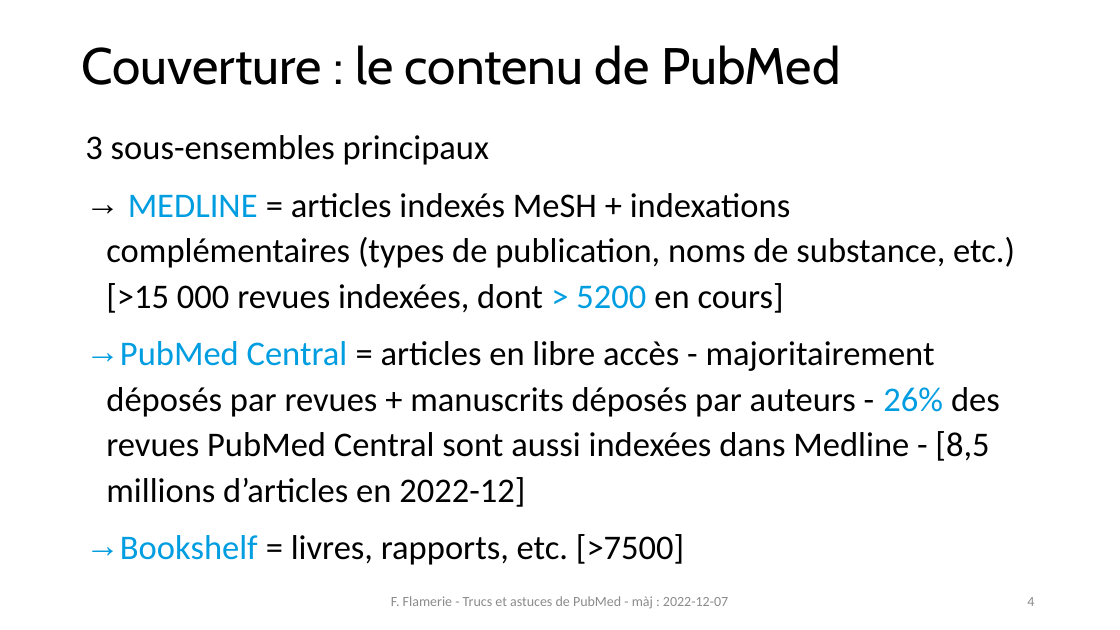
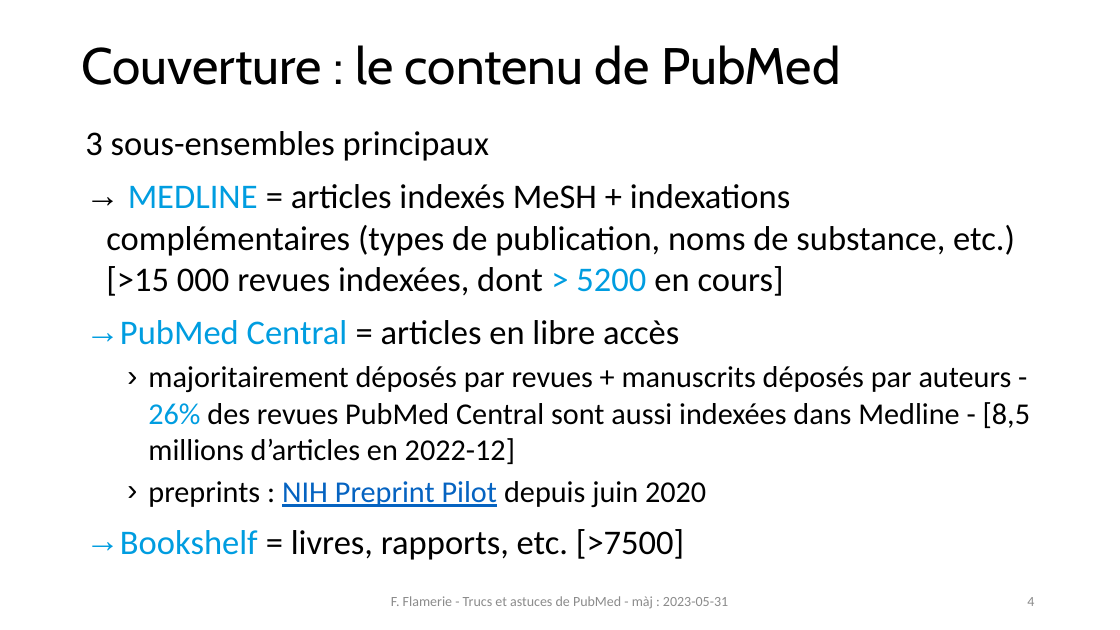
Before and after one commit to fflamerie/formbiblio, a slide deck: slide 4 of docs/module1-2_pubmed.pptx. Drawn at 1120x630 pixels with LibreOffice and Linux fonts; fonts in the diff are those of the drawing. Boxes give left, top, right and bottom in pixels: in the first picture for what was removed or moved away, otherwise in the second. Text is boxed around its words. In the diff, an @@ line names an element or a change of style, - is before the commit and + after.

```diff
--- a/docs/module1-2_pubmed.pptx
+++ b/docs/module1-2_pubmed.pptx
@@ text at <box>85,131,1015,560</box>: line spacing 1.1 to 1 @@
@@ text at <box>120,320,1030,507</box>: text changed; size 29.6 to 25.9 pt @@
-→ PubMed Central = articles en libre accès - majoritairement déposés par revues + manuscrits déposés par auteurs - 26% des revues PubMed Central sont aussi indexées dans Medline - [8,5 millions d’articles en 2022-12]
+→ PubMed Central = articles en libre accès
+  › majoritairement déposés par revues + manuscrits déposés par auteurs - 26% des revues PubMed Central sont aussi indexées dans Medline - [8,5 millions d’articles en 2022-12]
+  › preprints : NIH Preprint Pilot depuis juin 2020
@@ text at <box>391,596,728,608</box>: text changed @@
-F. Flamerie - Trucs et astuces de PubMed - màj : 2022-12-07
+F. Flamerie - Trucs et astuces de PubMed - màj : 2023-05-31
```
Also in this commit, not shown: 34 other slides changed, 3 slides added, 7 other files.
